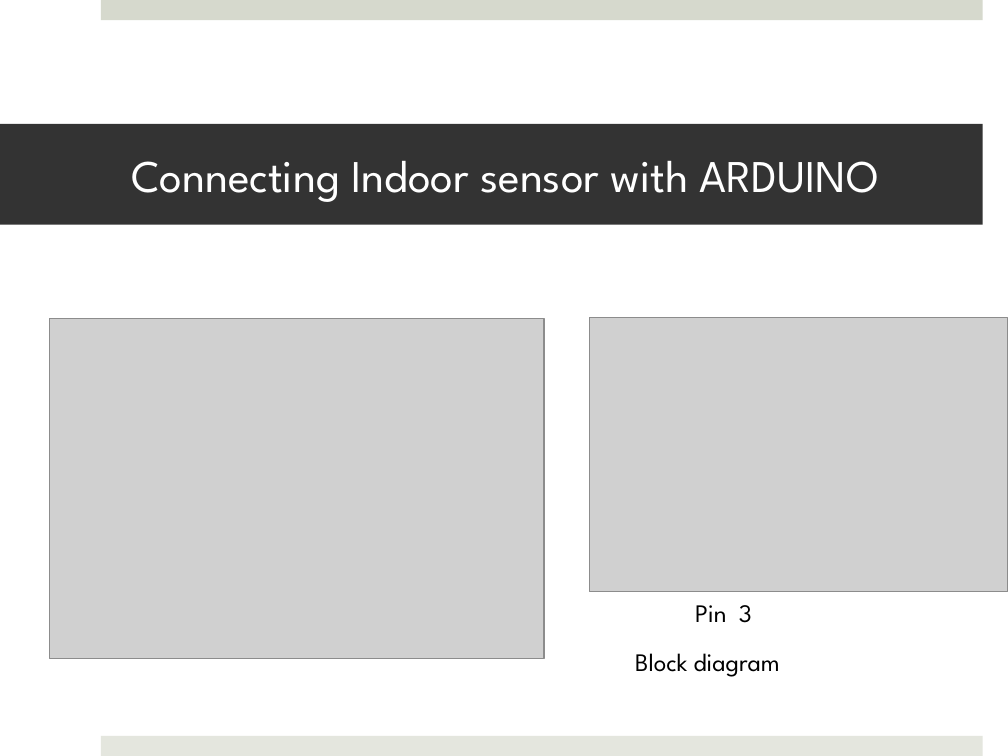
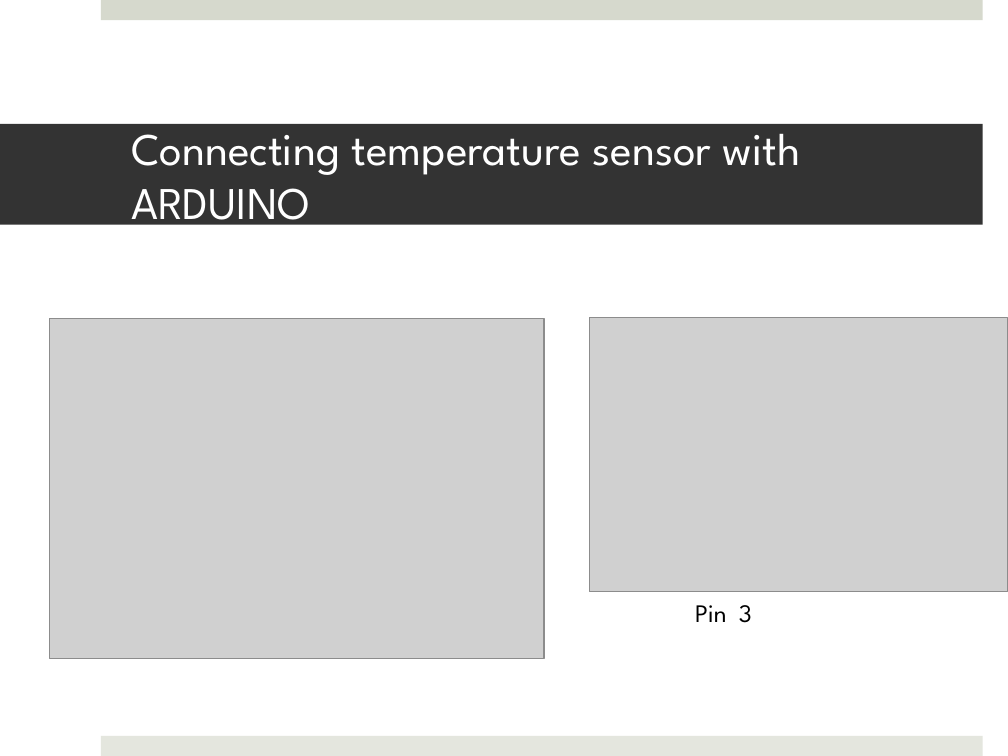
Before and after one commit to sasmita/QuantumLight, a slide deck: slide 7 of QL_Presentation1.pptx (slide 8 before the commit). Drawn at 1008x756 pixels with LibreOffice and Linux fonts; fonts in the diff are those of the drawing; grey boxes stand for pictures. Boxes give left, top, right and bottom in pixels: in the first picture for what was removed or moved away, otherwise in the second. Text is boxed around its words. In the diff, an @@ line names an element or a change of style, - is before the commit and + after.

```diff
--- a/QL_Presentation1.pptx
+++ b/QL_Presentation1.pptx
@@ title at box(131, 119, 801, 233): text changed @@
-Connecting Indoor sensor with ARDUINO
+Connecting temperature sensor with ARDUINO
@@ text removed at box(635, 653, 780, 677) @@
-Block diagram
```
Also in this commit, not shown: 3 other slides changed, 4 slides added, 1 slide removed, 1 other file.
